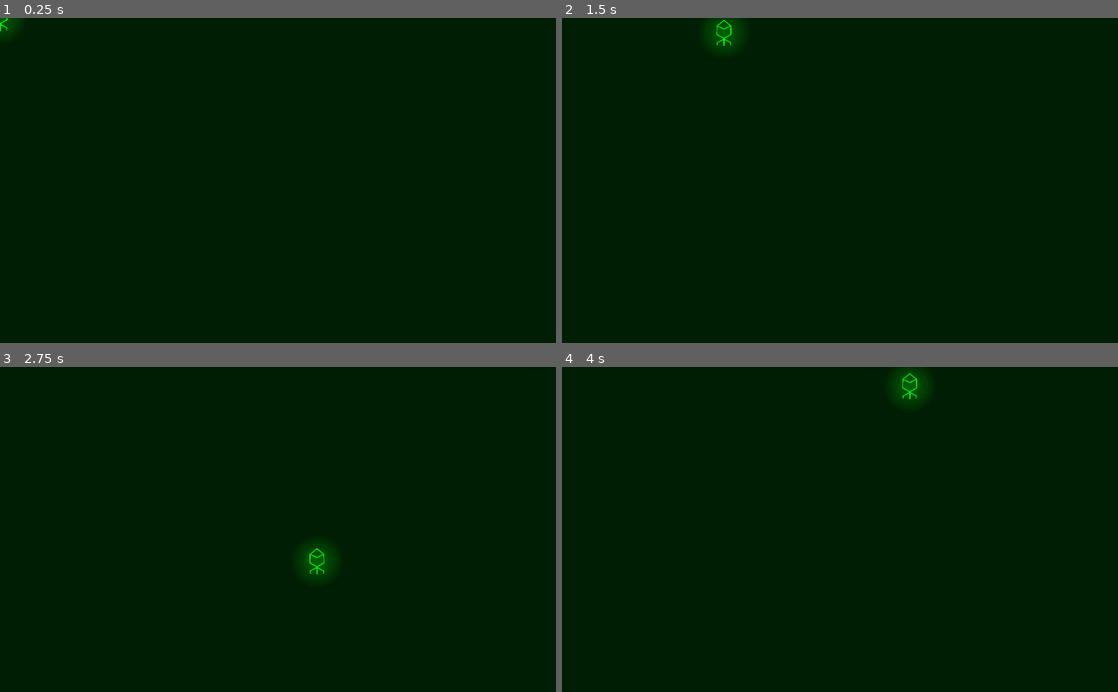
Above: before the commit, frames 1-4 (two rows, left to right).
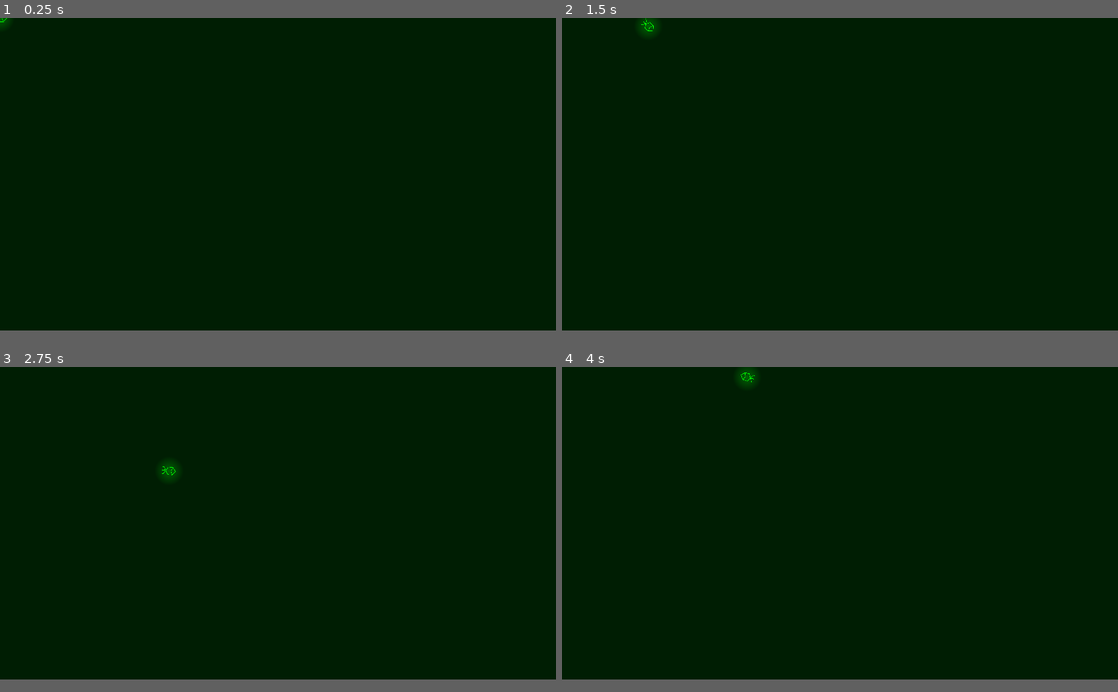
Above: after the commit, the same moments.

Repository: Bjoren/Enter_Password
Game: Godot game, scene res://MainScene.tscn
Same seed, same stepped clock (60 frames per second), same inputs: the game is played once before the commit and once after it.
Inputs:
- Up to frame 1 (0.25 s): no input
- Up to frame 2 (1.5 s): tap Enter at 0.5 s; hold Right (ui_right) 0.53-1.28 s; hold Down (ui_down) from 1.28 s (still down)
- Up to frame 3 (2.75 s): release Down (ui_down) at 2.03 s; hold Right (ui_right) from 2.03 s (still down)
- Up to frame 4 (4 s): release Right (ui_right) at 2.78 s; hold Up (ui_up) 2.78-3.53 s; hold Left (ui_left) from 3.53 s (still down)
In our replay, the window is 800x468 before the commit and 800x450 after it. These sizes can differ from the game's own. Grey fills any space a smaller window leaves; there, only what the larger window draws over its background counts as a difference.

The runs differ from the first frame. In frame 1, 0.1% of the frame differs, in the area x 0-4%, y 0-6%; in frame 2, 0.7%; in frame 3, 0.7%; in frame 4, 0.7%, in the area x 31-66%, y 0-12%.

Commit message:
change rez to full HD

Diff:
--- a/Player.gd
+++ b/Player.gd
@@ -28,3 +28,4 @@
 func move(horizontal_acceleration, vertical_acceleration):
 	velocity = lerp(velocity, Vector2(horizontal_acceleration, vertical_acceleration), turn_speed)
 	move_and_slide(velocity)
+	rotation = velocity.angle()
--- a/TwinStick.tscn
+++ b/TwinStick.tscn
@@ -14,6 +14,7 @@
 script = ExtResource( 3 )
 
 [node name="PlayerSprite" type="Sprite" parent="Player"]
+rotation = 1.5708
 scale = Vector2( 0.5, 0.5 )
 texture = ExtResource( 2 )
 
@@ -24,4 +25,5 @@
 
 [node name="Hurtbox" type="CollisionShape2D" parent="Player"]
 position = Vector2( 0, 1.88989 )
+rotation = 1.5708
 shape = SubResource( 1 )
--- a/project.godot
+++ b/project.godot
@@ -14,6 +14,13 @@
 run/main_scene="res://MainScene.tscn"
 config/icon="res://icon.png"
 
+[display]
+
+window/size/width=1920
+window/size/height=1080
+window/stretch/mode="2d"
+window/stretch/aspect="keep"
+
 [physics]
 
 common/enable_pause_aware_picking=true
